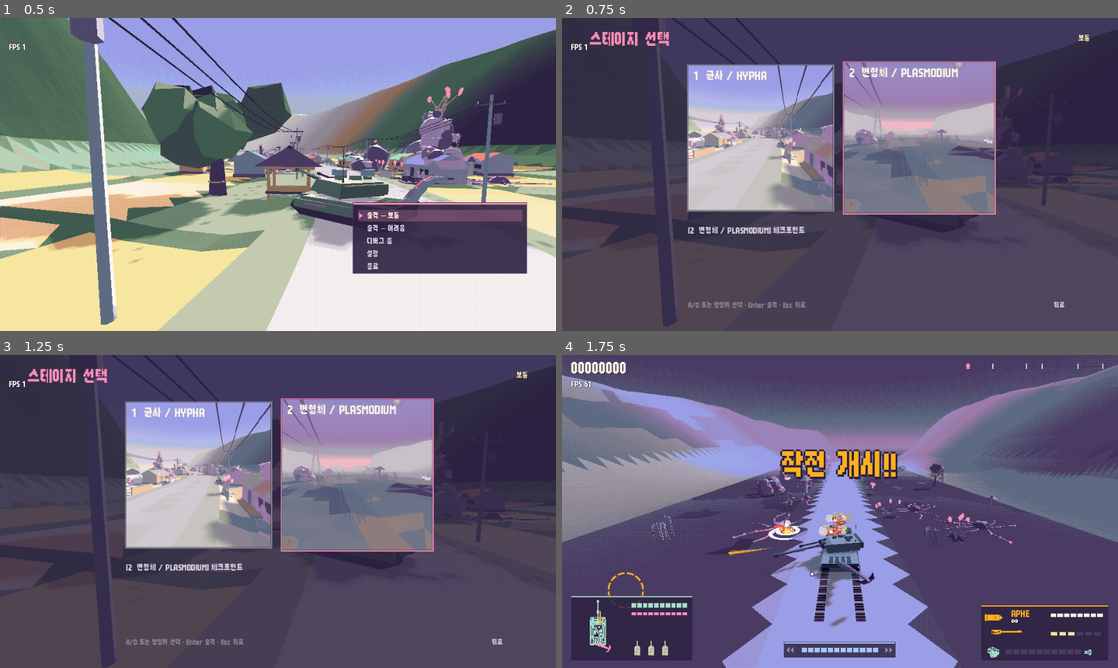
Above: before the commit, frames 1-4 (two rows, left to right).
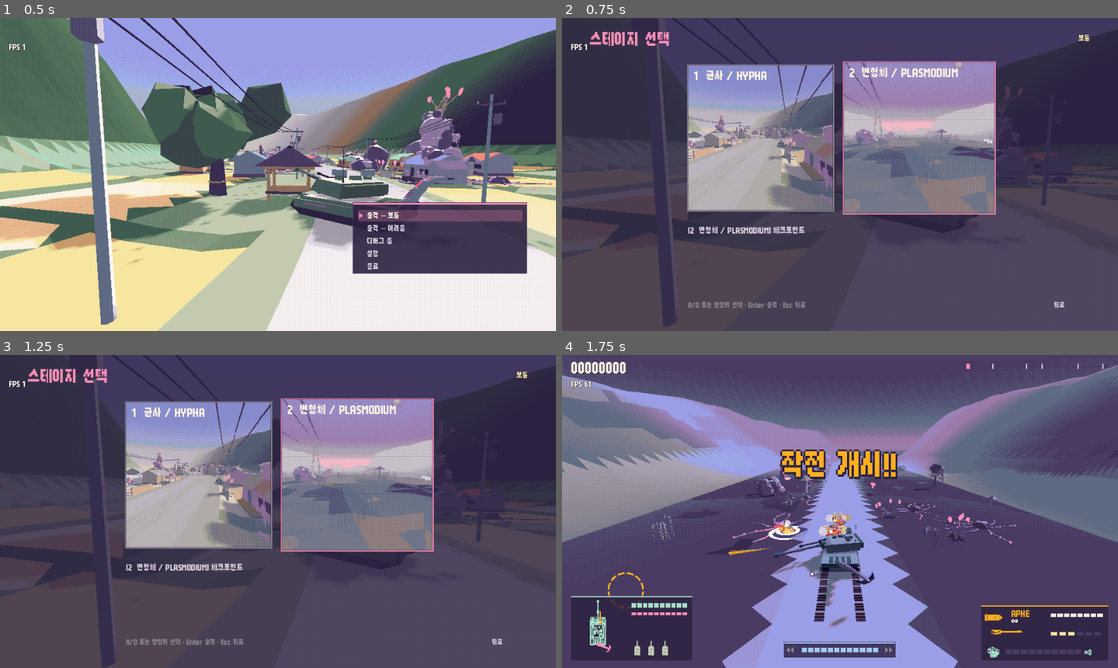
Above: after the commit, the same moments.

Repository: scarf005/orca-class
Game: Godot game, scene res://scenes/main.tscn
The game is run twice, just before and just after one commit, with the same random seed, the same clock (stepped at 60 frames per second) and the same inputs.
Inputs (mouse positions are in pixels of both pictures, inside the frame that each line leads up to):
- Up to frame 1 (0.5 s): no input
- Up to frame 2 (0.75 s): tap Enter (ui_accept) at 0.5 s; drag from (840, 174) to (895, 105) at 0.52 s
- Up to frame 3 (1.25 s): no input
- Up to frame 4 (1.75 s): tap Enter (ui_accept) at 1.25 s; drag from (840, 511) to (812, 574) at 1.27 s

Frame 1 is identical in both runs. In frame 2, 6.4% of the frame differs, in the area x 22-78%, y 14-63%; in frame 3, 6.4%; in frame 4, nothing differs.
Error in both runs: Cannot call method 'set_input_as_handled' on a null value. (res://scripts/ui/stage_select.gd:118)

Commit message:
fix: preserve dithered palette in stage selection maps
Assisted-by: pi:gpt-6.1-sol
Co-authored-by: chatgpt-codex-connector[bot] <199175422+chatgpt-codex-connector[bot]@users.noreply.github.com>

Diff:
--- a/scripts/ui/stage_select.gd
+++ b/scripts/ui/stage_select.gd
@@ -196,6 +196,8 @@
 		var draw_rect_at := Rect2(rect.position - Vector2.ONE * pop, rect.size + Vector2.ONE * pop * 2.0)
 		draw_rect(draw_rect_at, Palette.FUNGUS if card_focus else Palette.STONE, false, 4.0)
 		draw_texture_rect(MAPS[i], draw_rect_at, false)
+		if selected_stage != i + 1:
+			draw_rect(draw_rect_at, Color(0, 0, 0, 0.12))
 		draw_rect(draw_rect_at, Color(Palette.INK, 0.5), false, 1.0)
 		var label := "%d  %s" % [i + 1, tr(STAGE_NAMES[i])]
 		draw_string(font, draw_rect_at.position + Vector2(10, 25), label, HORIZONTAL_ALIGNMENT_LEFT, -1, 18, Palette.CREAM)
--- a/tests/stage_select_test.gd
+++ b/tests/stage_select_test.gd
@@ -45,6 +45,26 @@
 	event.button_index = MOUSE_BUTTON_LEFT
 	event.pressed = true
 	return event
+
+func test_stage_maps_preserve_the_dither_palette_at_native_size() -> void:
+	for number in [1, 2]:
+		var image := Image.new()
+		check_eq(image.load_png_from_buffer(FileAccess.get_file_as_bytes("res://assets/ui/stage%d.png" % number)), OK, "stage map PNG loads")
+		check_eq(image.get_size(), Vector2i(256, 256), "stage map has its final native size")
+		var colors := {}
+		for y in image.get_height():
+			for x in image.get_width():
+				colors[image.get_pixel(x, y)] = true
+		for color: Color in colors:
+			var matched := false
+			for palette_color: Color in Palette.ALL:
+				# Account for the PNG's 8-bit channels, not post-capture interpolation.
+				if absf(color.r - palette_color.r) <= 1.1 / 255.0 and absf(color.g - palette_color.g) <= 1.1 / 255.0 and absf(color.b - palette_color.b) <= 1.1 / 255.0:
+					matched = true
+					break
+			check(matched, "stage %d map color %s comes from the game's palette" % [number, color])
+			if not matched:
+				break
 
 func test_fresh_save_starts_both_stages_in_both_difficulties() -> void:
 	for difficulty in [Game.Difficulty.NORMAL, Game.Difficulty.HARD]:
--- a/tools/capture_course.gd
+++ b/tools/capture_course.gd
@@ -9,8 +9,26 @@
 	var args: Dictionary = preload("res://scripts/main.gd").args()
 	var out: String = args.get("out", "builds/shots")
 	DirAccess.make_dir_recursive_absolute(out.get_base_dir() if args.has("square") else out)
+	var output: Viewport = get_viewport()
+	var output_size := int(args.get("size", "256"))
+	if args.has("square"):
+		var square := SubViewport.new()
+		square.size = Vector2i(output_size, output_size)
+		square.render_target_update_mode = SubViewport.UPDATE_ALWAYS
+		add_child(square)
+		output = square
 	var view := DitherView.new()
-	add_child(view)
+	if args.has("square"):
+		output.add_child(view)
+	else:
+		add_child(view) # The root viewport is still setting up its children during Main._ready.
+	if args.has("square"):
+		# Quantize at the final size: resampling the shader output blends palette colors
+		# and erases its Bayer pattern. Capture the composed DitherView, never its raw texture.
+		view.viewport.size = Vector2i(output_size, output_size)
+		view.mask.size = view.viewport.size
+		for mask in view.class_masks:
+			mask.size = view.viewport.size / 2
 	var world := World.new()
 	world.stage_number = int(args.get("stage", "1"))
 	view.viewport.add_child(world)
@@ -39,15 +57,10 @@
 			world.camera.look_at(Course.ground_at(d + 30.0, 0.0) + Vector3.UP * 1.5)
 		for _i in 30:
 			await get_tree().process_frame
-		var image := get_viewport().get_texture().get_image()
+		await RenderingServer.frame_post_draw
+		var image := output.get_texture().get_image()
 		if args.has("square"):
-			var side := mini(image.get_width(), image.get_height())
-			var region := image.get_region(Rect2i((image.get_width() - side) / 2, (image.get_height() - side) / 2, side, side))
-			var output_size := int(args.get("size", "256"))
-			# The course is already dithered at 960x540; Lanczos averages the Bayer cells instead of
-			# copying a repeating 2x2 checker into the square thumbnail.
-			region.resize(output_size, output_size, Image.INTERPOLATE_LANCZOS)
-			region.save_png(out)
+			image.save_png(out)
 		else:
 			image.save_png("%s/course_%04d.png" % [out, int(d)])
 			view.viewport.get_texture().get_image().save_png("%s/raw_%04d.png" % [out, int(d)])
Binary file changed: assets/ui/stage1.png
Binary file changed: assets/ui/stage2.png
